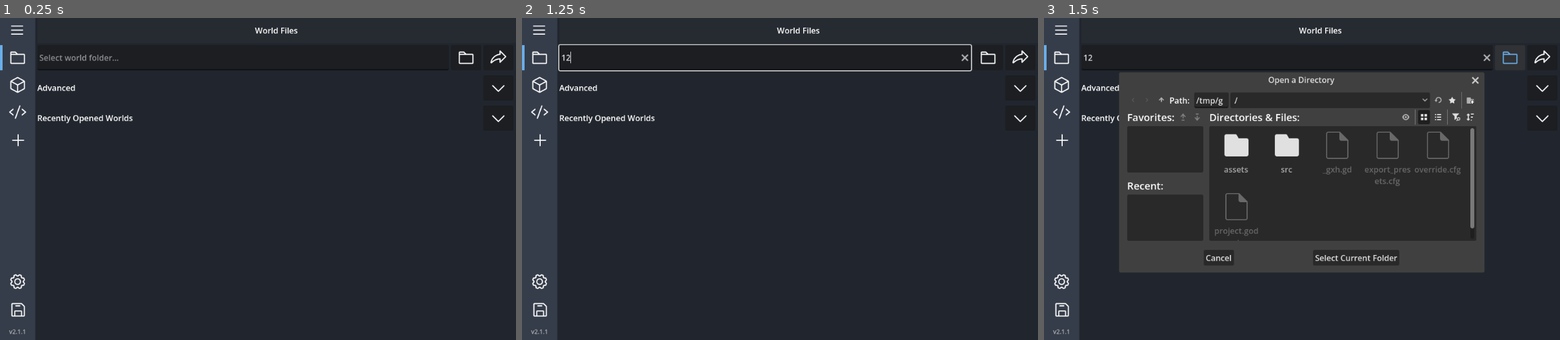
Above: before the commit, frames 1-3 (left to right).
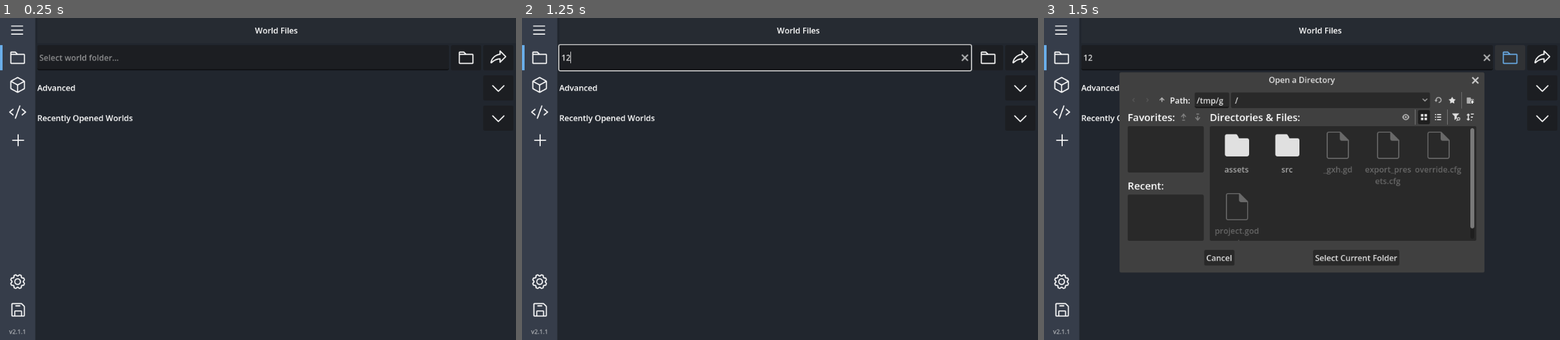
Above: after the commit, the same moments.

Repository: DragonTech26/BDSAddonManager
Game: Godot game, scene res://src/scenes/main.tscn
The game is run twice, just before and just after one commit, with the same random seed, the same clock (stepped at 60 frames per second) and the same inputs.
Inputs (mouse positions are in pixels of both pictures, inside the frame that each line leads up to):
- Up to frame 1 (0.25 s): no input
- Up to frame 2 (1.25 s): click (764, 56) at 0.52 s; type "12" at 0.6 s
- Up to frame 3 (1.5 s): click (1508, 56) at 1.25 s

Frames 1-2 are identical in both runs. In frame 3, 1.0% of the frame differs, in the area x 14-81%, y 18-76%.

Commit message:
Update default setting values

Diff:
--- a/src/autoload/load_settings.gd
+++ b/src/autoload/load_settings.gd
@@ -6,7 +6,7 @@
 	"HIDE_DEFAULT_SERVER_PACKS": true,
 	"HIDE_TEXT_MODIFIER_SYMBOLS": true,
 	"IMPORT_AS_UNIQUE_FOLDER_NAME": true,
-	"USE_SYSTEM_TRASH_ON_DELETE": false,
+	"USE_SYSTEM_TRASH_ON_DELETE": true,
 	"RECENT_WORLD_LIST_SIZE": 5,
 }
 
